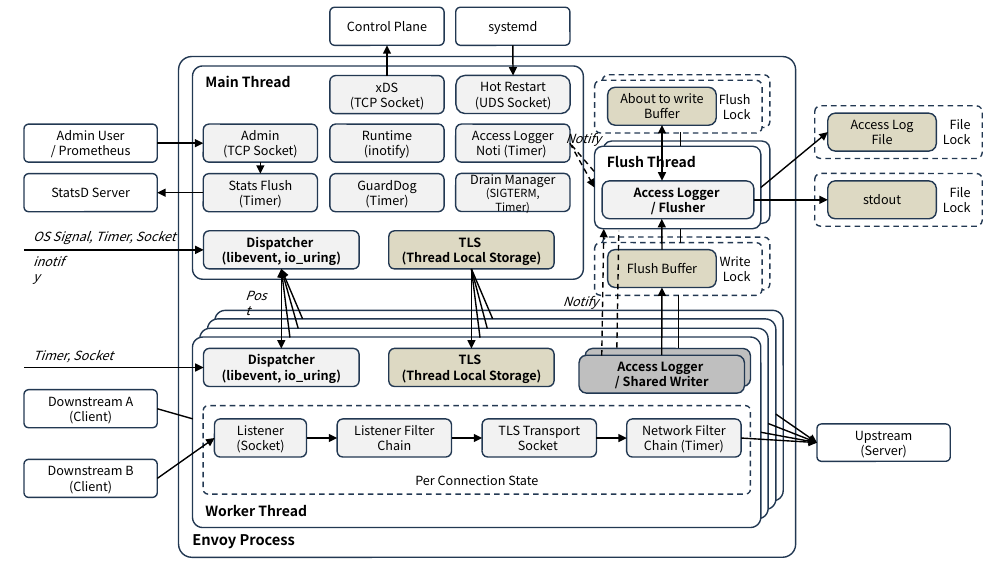
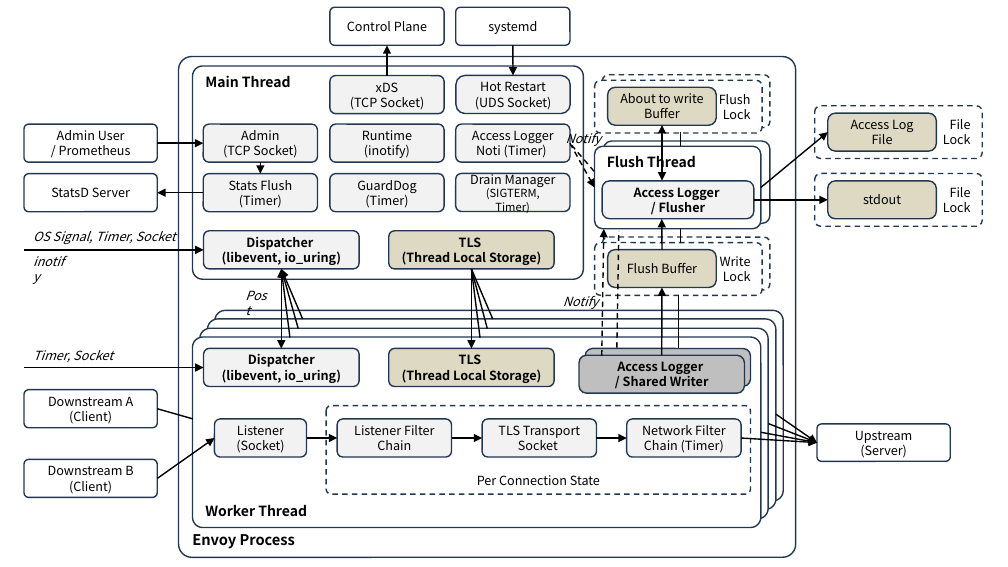
Before and after one commit to ssup2/blog-software, a slide deck: slide 1 of content/docs/theory-analysis/envoy-architecture/images/images.pptx. Drawn at 1008x567 pixels with LibreOffice and Linux fonts; fonts in the diff are those of the drawing. Boxes give left, top, right and bottom in pixels: in the first picture for what was removed or moved away, otherwise in the second. Text is boxed around its words. In the diff, an @@ line names an element or a change of style, - is before the commit and + after.

```diff
--- a/content/docs/theory-analysis/envoy-architecture/images/images.pptx
+++ b/content/docs/theory-analysis/envoy-architecture/images/images.pptx
@@ rounded rectangle "Per Connection State": place and size @@
-rounded rectangle "Per Connection State" at (204,405,751,494)
+rounded rectangle "Per Connection State" at (327,405,751,494)
```
Also in this commit, not shown: 3 other files.
